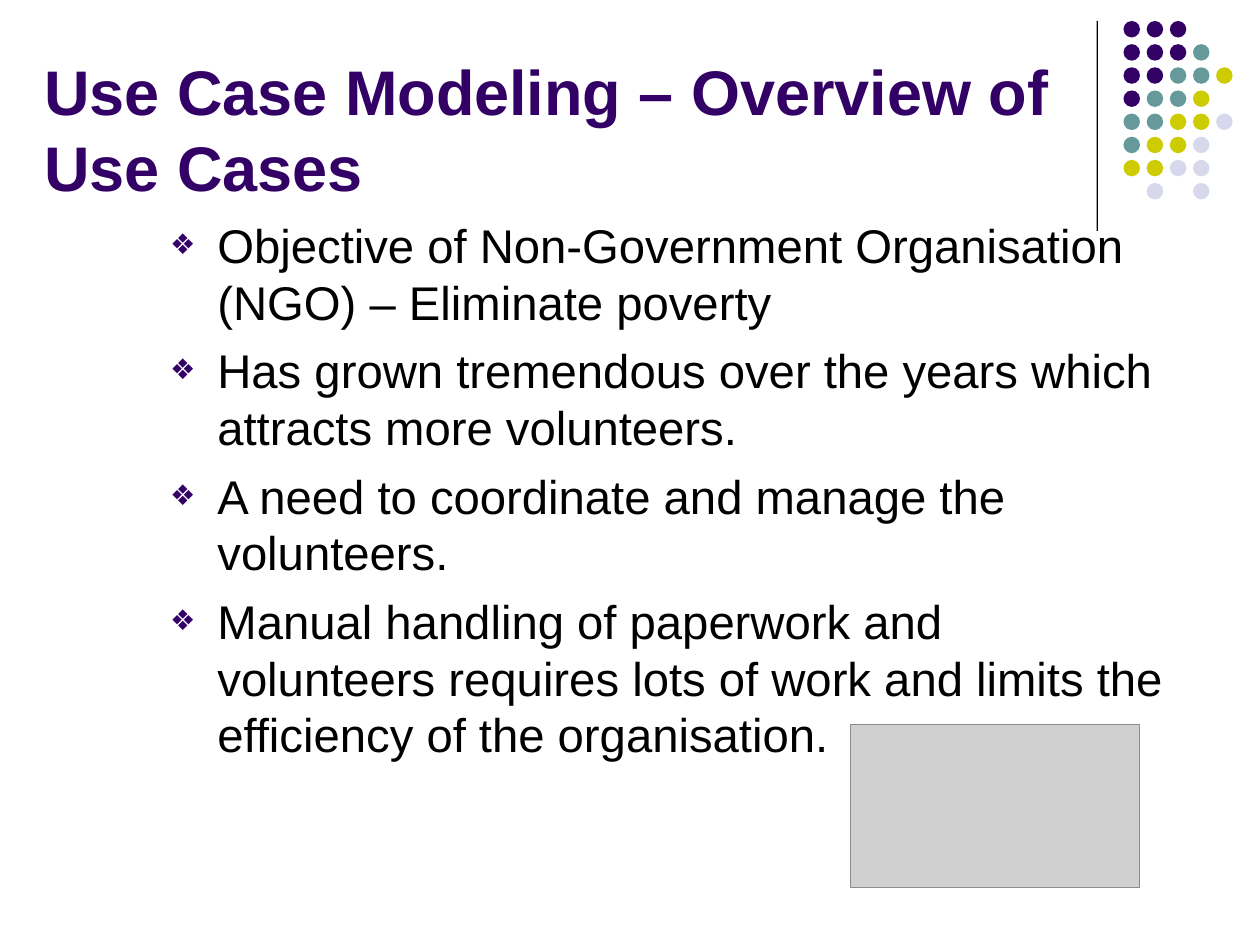
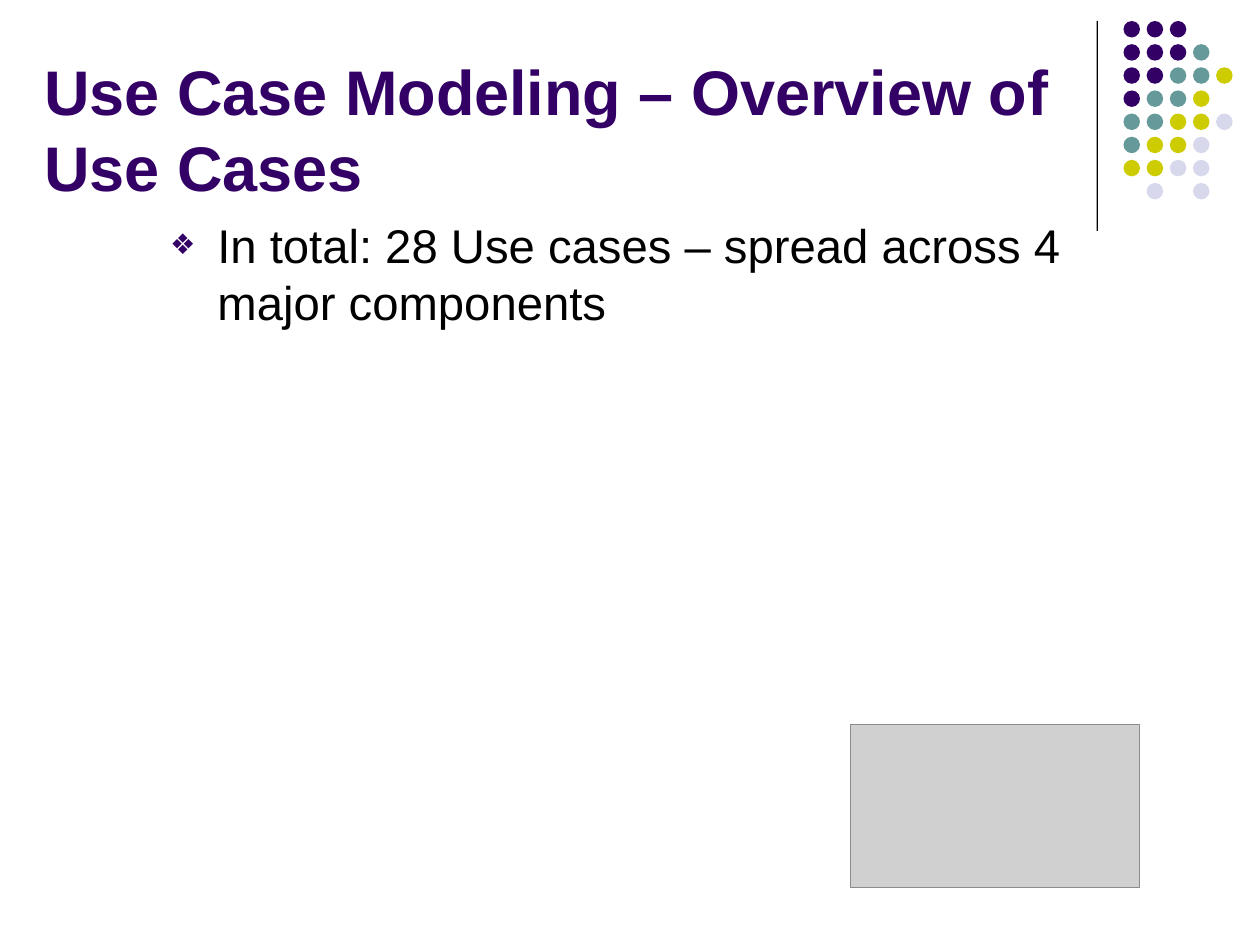
Before and after one commit to imireasa/mtech-se18-t08s, a slide deck: slide 6 of docs/W-9 Working Document/W-9.3 Presentation Slides/Phase 2/vms_presentation_2_v0.1.pptx. Drawn at 1260x945 pixels with LibreOffice and Linux fonts; fonts in the diff are those of the drawing; grey boxes stand for pictures. Boxes give left, top, right and bottom in pixels: in the first picture for what was removed or moved away, otherwise in the second. Text is boxed around its words. In the diff, an @@ line names an element or a change of style, - is before the commit and + after.

```diff
--- a/docs/W-9 Working Document/W-9.3 Presentation Slides/Phase 2/vms_presentation_2_v0.1.pptx
+++ b/docs/W-9 Working Document/W-9.3 Presentation Slides/Phase 2/vms_presentation_2_v0.1.pptx
@@ text at box(217, 228, 1060, 330): text changed @@
-❖ Objective of Non-Government Organisation (NGO) – Eliminate poverty
-❖ Has grown tremendous over the years which attracts more volunteers.
-❖ A need to coordinate and manage the volunteers.
-❖ Manual handling of paperwork and volunteers requires lots of work and limits the efficiency of the organisation.
+❖ In total: 28 Use cases – spread across 4 major components
```
Also in this commit, not shown: 7 other slides changed.
